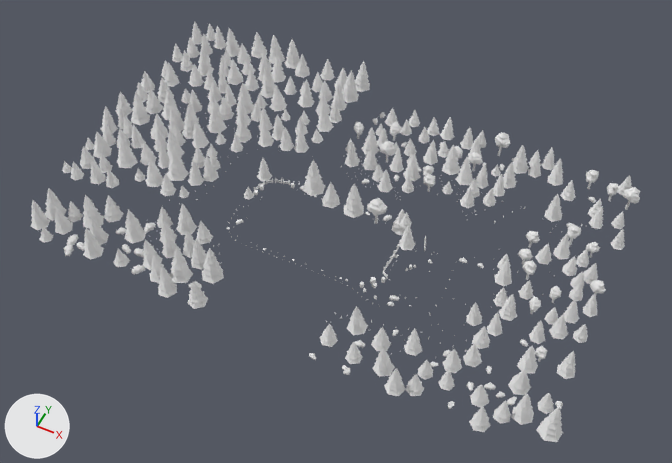
What one commit did to the FBX model assets/Strategy_Kit/Unity/Assets/Vitaria/Models/Arena/Meadow/Arena_Meadow_Scatter.fbx.
The view is the same before and after, from a 50 mm lens placed at (38.2, -72.1, 91.7), pointed at (1.0, 2.2, -1.2). Every picture has the same lights, and +X, +Y and +Z are marked at lower left. The older version comes first. Where no turn or scale is listed for an object, it has been applied to the vertices. Vertices at exactly the same position are counted once.

The scene before the commit, as lines of its bpy script (objects in view):
```python
me_arena_meadow_scatter_001 = bpy.data.meshes.new('Arena_Meadow_Scatter.001')
me_arena_meadow_scatter_001.from_pydata(...)  # 26032 vertices, 38279 faces; spans x -37.1..37.3, y -17.1..29.0, z -3.1..7.4
me_arena_meadow_scatter_001.materials.append(mat_vitaria_palette)  # its picture is missing
ob_arena_meadow_scatter_001 = bpy.data.objects.new('Arena_Meadow_Scatter.001', me_arena_meadow_scatter_001)
ob_arena_meadow_scatter_001.location = (0.0, 0.0, 0.0)
```
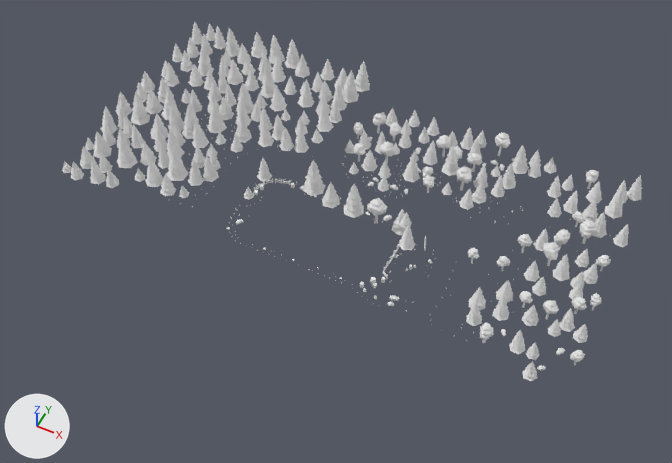
Where the change shows, as pixel boxes [x1, y1, x2, y2] in the pictures (672 x 463 px; the box of a moved part takes in the faces that stretch with it):
'Arena_Meadow_Scatter.001', reshaped (14% shorter)
    before: [30, 22, 640, 442]
    after: [62, 22, 642, 381]
part 1 of me_arena_meadow_scatter_001, moved or reshaped
    before: [423, 166, 433, 174]
    after: [422, 166, 433, 175]
part 2 of me_arena_meadow_scatter_001, moved or reshaped
    before: [425, 165, 432, 172]
    after: [424, 166, 431, 173]
part 3 of me_arena_meadow_scatter_001, moved or reshaped
    before: [458, 172, 472, 180]
    after: [444, 162, 459, 170]
part 4 of me_arena_meadow_scatter_001, moved or reshaped
    before: [459, 168, 472, 175]
    after: [445, 158, 458, 165]
part 5 of me_arena_meadow_scatter_001, moved or reshaped
    before: [444, 161, 459, 169]
    after: [449, 146, 456, 154]
part 6 of me_arena_meadow_scatter_001, moved or reshaped
    before: [362, 162, 378, 170]
    after: [361, 164, 378, 171]
part 7 of me_arena_meadow_scatter_001, moved or reshaped
    before: [349, 143, 354, 150]
    after: [367, 150, 373, 158]
part 8 of me_arena_meadow_scatter_001, moved or reshaped
    before: [466, 191, 480, 198]
    after: [473, 180, 488, 188]
part 9 of me_arena_meadow_scatter_001, moved or reshaped
    before: [461, 163, 471, 170]
    after: [481, 165, 486, 172]
part 10 of me_arena_meadow_scatter_001, moved or reshaped
    before: [403, 171, 421, 181]
    after: [402, 172, 420, 182]
part 11 of me_arena_meadow_scatter_001, moved or reshaped
    before: [409, 161, 418, 166]
    after: [408, 161, 417, 167]
part 12 of me_arena_meadow_scatter_001, moved or reshaped
    before: [411, 154, 417, 162]
    after: [410, 155, 416, 163]
part 13 of me_arena_meadow_scatter_001, deleted
    before: [30, 107, 640, 442]
part 14 of me_arena_meadow_scatter_001, built on
    before: [179, 108, 595, 357]
    after: [168, 108, 642, 381]

The change, as a list of edits to the scene's bpy script:
```text
Change me_arena_meadow_scatter_001:
    used by ob_arena_meadow_scatter_001; location = (0.0, 0.0, 0.0)
    remove me_arena_meadow_scatter_001.from_pydata(...)  # 26032 vertices, 38279 faces; spans x -37.1..37.3, y -17.1..29.0, z -3.1..7.4
    add me_arena_meadow_scatter_001.from_pydata(...)  # 22144 vertices, 32785 faces; spans x -37.1..36.5, y -8.0..29.0, z -2.9..7.4
    me_arena_meadow_scatter_001 part 1: the loose piece of 12 vertices spanning x 6.9..8.4, y 17.3..18.8, z -1.5..0.2 is moved by (0.0, -0.2, 0.0)
    me_arena_meadow_scatter_001 part 2: the loose piece of 12 vertices spanning x 7.3..8.3, y 17.3..18.3, z -0.7..0.3 is moved by (0.0, -0.2, 0.0)
    me_arena_meadow_scatter_001 part 3: the loose piece of 7 vertices spanning x 11.6..13.6, y 18.8..20.8, z -1.1..0.3 is turned 139.9 degrees about the z axis through its middle and scaled by 1.04, then moved by (-2.5, 0.9, 0.1)
    me_arena_meadow_scatter_001 part 4: the loose piece of 7 vertices spanning x 11.7..13.5, y 19.0..20.7, z -0.3..1.1 is turned 139.9 degrees about the z axis through its middle and scaled by 1.04, then moved by (-2.5, 0.9, 0.2)
    me_arena_meadow_scatter_001 part 5: the loose piece of 7 vertices spanning x 9.1..11.1, y 19.8..22.0, z -1.0..0.5 is scaled about its middle by (-0.465, -0.465, 0.887), then moved by (-0.1, -0.1, 2.3)
    me_arena_meadow_scatter_001 part 6: the loose piece of 7 vertices spanning x -1.7..0.5, y 15.4..17.8, z -2.1..-0.7 is moved by (0.0, -0.2, 0.0)
    me_arena_meadow_scatter_001 part 7: the loose piece of 7 vertices spanning x -3.7..-2.9, y 15.4..16.3, z 0.7..1.8 is multiplied about its middle by the matrix ((-0.976, 0.461, 0.03), (-0.461, -0.97, -0.113), (-0.022, -0.115, 1.074)), then moved by (2.7, 0.3, -0.5)
    me_arena_meadow_scatter_001 part 8: the loose piece of 7 vertices spanning x 13.6..15.6, y 17.2..19.0, z -2.2..-1.0 is turned -173.6 degrees about the z axis through its middle and scaled by 1.08, then moved by (0.4, 2.0, 0.2)
    me_arena_meadow_scatter_001 part 9: the loose piece of 7 vertices spanning x 11.9..13.2, y 19.2..20.5, z 0.5..1.8 is multiplied about its middle by the matrix ((0.063, -0.665, 0.025), (0.663, 0.064, 0.045), (-0.047, 0.02, 0.666)), then moved by (2.5, 0.4, 0.0)
    me_arena_meadow_scatter_001 part 10: the loose piece of 7 vertices spanning x 4.3..6.9, y 16.0..18.5, z -1.9..-0.5 is moved by (0.0, -0.2, 0.0)
    me_arena_meadow_scatter_001 part 11: the loose piece of 7 vertices spanning x 5.0..6.3, y 16.6..18.0, z 0.4..1.7 is moved by (0.0, -0.2, 0.0)
    me_arena_meadow_scatter_001 part 12: the loose piece of 7 vertices spanning x 5.2..6.2, y 16.8..17.7, z 1.2..2.4 is moved by (0.0, -0.2, 0.0)
    me_arena_meadow_scatter_001 part 13: 1940 loose pieces with 12761 vertices, spanning x -37.0..37.3, y -17.1..29.0, z -3.1..3.5, are deleted
    me_arena_meadow_scatter_001 part 14: 193 vertices moved within x -27.2..22.9, y -7.5..27.6, z -2.8..1.6; 1348 vertices removed from x -27.2..32.4, y -7.5..28.4, z -2.9..2.7; 10200 vertices added at x -29.7..36.5, y -8.0..28.6, z -2.9..2.7
    other edits to the shape of me_arena_meadow_scatter_001 do not show in these pictures
```
